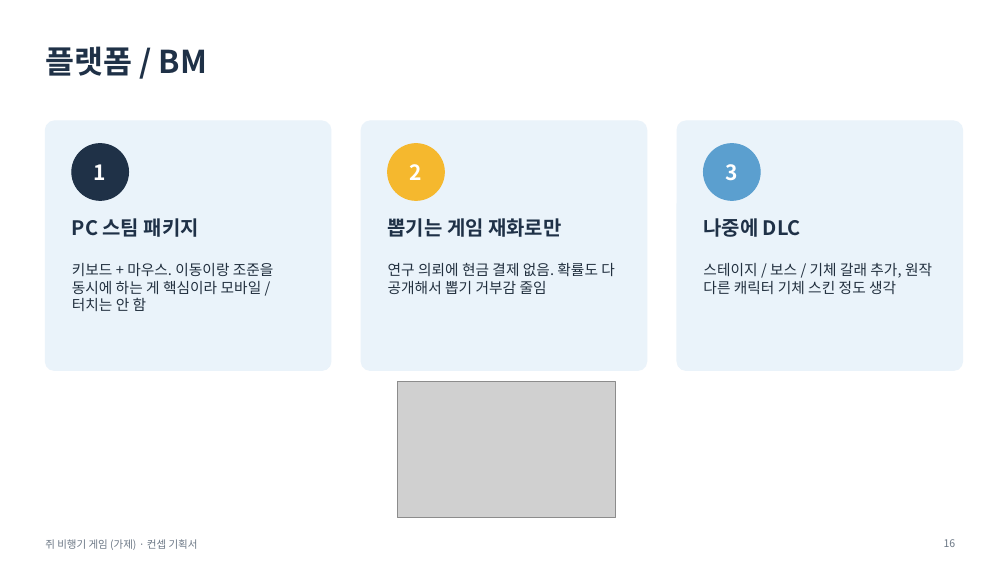
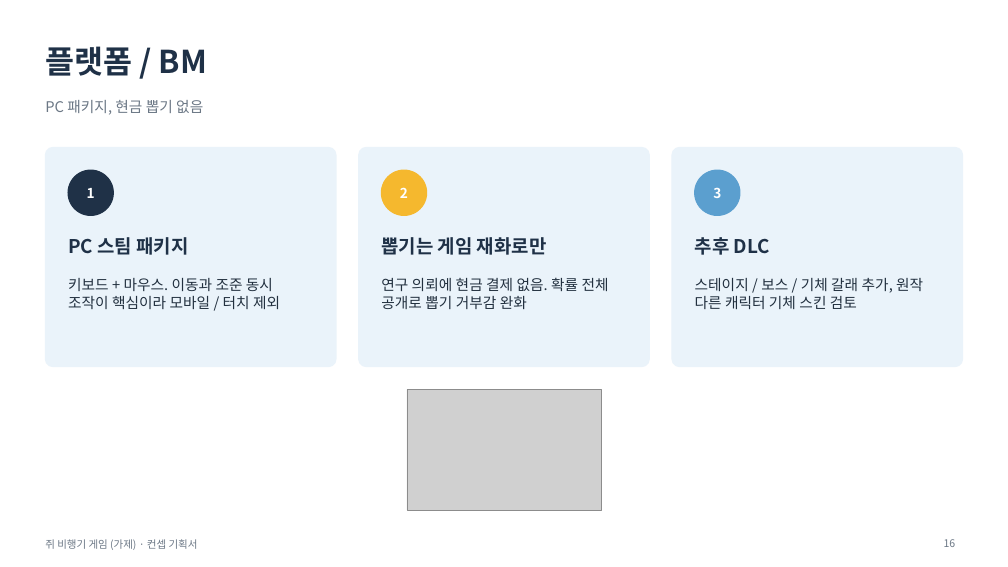
Before and after one commit to inory16351/RatPlain, a slide deck: slide 16 of 컨셉기획서.pptx. Drawn at 1008x567 pixels with LibreOffice and Linux fonts; fonts in the diff are those of the drawing; grey boxes stand for pictures. Boxes give left, top, right and bottom in pixels: in the first picture for what was removed or moved away, otherwise in the second. Text is boxed around its words. In the diff, an @@ line names an element or a change of style, - is before the commit and + after.

```diff
--- a/컨셉기획서.pptx
+++ b/컨셉기획서.pptx
@@ text added at (45,100,203,115), 14 pt, text #6B7785 @@
+PC 패키지, 현금 뽑기 없음
@@ rounded rectangle: place and size @@
-rounded rectangle at (45,121,331,371)
+rounded rectangle at (45,147,336,367)
@@ rounded rectangle: place and size @@
-rounded rectangle at (361,121,647,371)
+rounded rectangle at (358,147,649,367)
@@ proportions changed in 3 elements at (358,147,649,367), (45,147,336,367), (672,147,963,367) @@
@@ rounded rectangle: place and size @@
-rounded rectangle at (678,121,963,371)
+rounded rectangle at (672,147,963,367)
@@ text "1": place and size @@
-text "1" at (94,164,106,180)
+text "1" at (87,188,95,198)
@@ ellipse: place and size @@
-ellipse at (72,144,129,200)
+ellipse at (68,170,113,216)
@@ text "2": place and size @@
-text "2" at (410,164,422,180)
+text "2" at (400,187,408,198)
@@ ellipse: place and size @@
-ellipse at (388,144,445,200)
+ellipse at (381,170,426,216)
@@ size 20 to 13 pt in 3 elements at (87,188,95,198), (400,187,408,198), (713,188,721,198) @@
@@ text "3": place and size @@
-text "3" at (726,164,738,181)
+text "3" at (713,188,721,198)
@@ ellipse: place and size @@
-ellipse at (704,144,761,200)
+ellipse at (695,170,740,216)
@@ text "PC 스팀 패키지" at (68,237,188,255): size 19 to 18 pt @@
@@ text "PC 스팀 패키지": place and size @@
-text "PC 스팀 패키지" at (72,218,199,237)
+text "PC 스팀 패키지" at (68,237,188,255)
@@ text "뽑기는 게임 재화로만": place and size @@
-text "뽑기는 게임 재화로만" at (388,218,561,237)
+text "뽑기는 게임 재화로만" at (381,237,547,255)
@@ text "뽑기는 게임 재화로만" at (381,237,547,255): size 19 to 18 pt @@
@@ text at (695,237,770,255): text changed; size 19 to 18 pt @@
-나중에 DLC
+추후 DLC
@@ text at (68,278,280,309): text changed @@
-키보드 + 마우스. 이동이랑 조준을 동시에 하는 게 핵심이라 모바일 / 터치는 안 함
+키보드 + 마우스. 이동과 조준 동시 조작이 핵심이라 모바일 / 터치 제외
@@ text at (381,277,609,309): text changed @@
-연구 의뢰에 현금 결제 없음. 확률도 다 공개해서 뽑기 거부감 줄임
+연구 의뢰에 현금 결제 없음. 확률 전체 공개로 뽑기 거부감 완화
@@ text at (695,278,923,309): text changed @@
-스테이지 / 보스 / 기체 갈래 추가, 원작 다른 캐릭터 기체 스킨 정도 생각
+스테이지 / 보스 / 기체 갈래 추가, 원작 다른 캐릭터 기체 스킨 검토
@@ picture: place and size @@
-picture at (398,382,616,518)
+picture at (407,389,601,510)
```
Also in this commit, not shown: 18 other slides changed, 1 other file.
